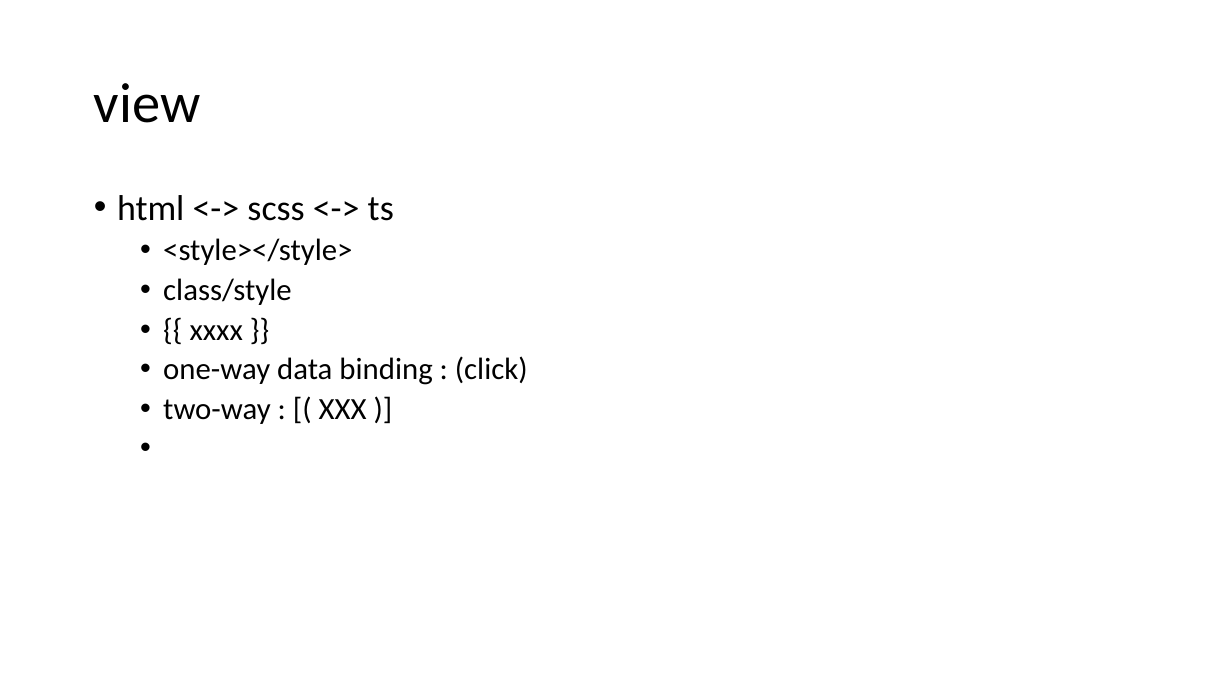
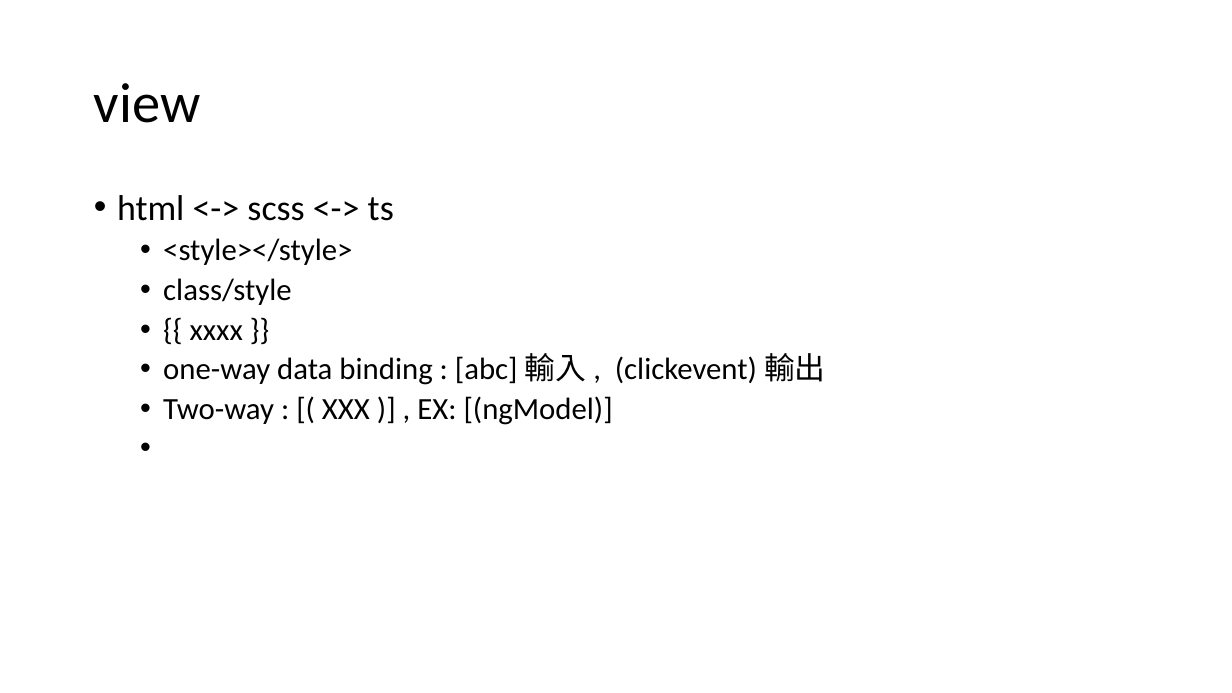
Before and after one commit to RichardHwang886/lession4, a slide deck: slide 39 of angular開發教學.pptx (slide 37 before the commit). Drawn at 1232x693 pixels with LibreOffice and Linux fonts; fonts in the diff are those of the drawing. Boxes give left, top, right and bottom in pixels: in the first picture for what was removed or moved away, otherwise in the second. Text is boxed around its words. In the diff, an @@ line names an element or a change of style, - is before the commit and + after.

```diff
--- a/angular開發教學.pptx
+++ b/angular開發教學.pptx
@@ text at (x1=163, y1=353, x2=826, y2=425): text changed @@
-  • one-way data binding : (click)
-  • two-way : [( XXX )]
+  • one-way data binding : [abc] 輸入 , (clickevent) 輸出
+  • Two-way : [( XXX )] , EX: [(ngModel)]
```
Also in this commit, not shown: 6 other slides changed, 2 slides added, 42 other files.
